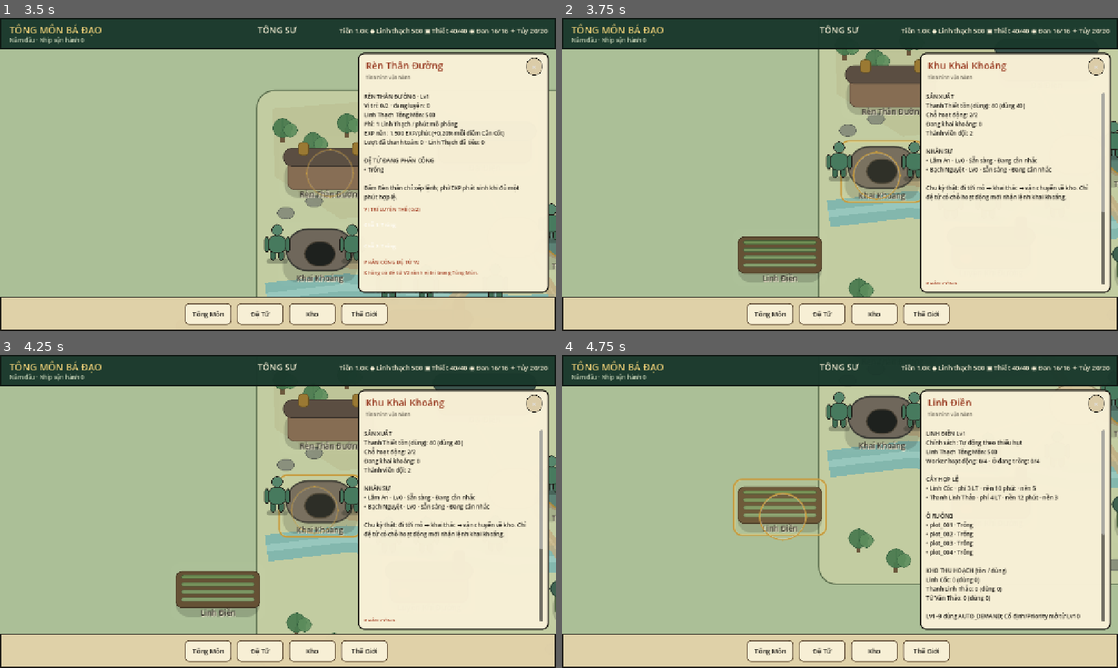
Above: before the commit, frames 1-4 (two rows, left to right).
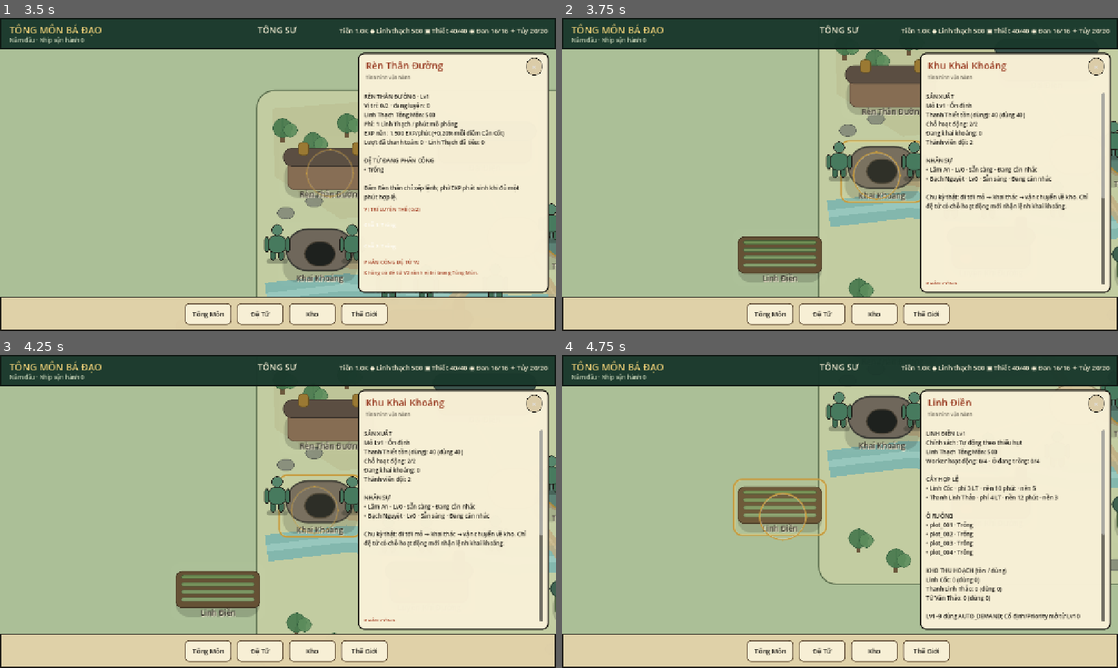
Above: after the commit, the same moments.

Repository: vuanhtuan161094-byte/TongMonBaDao
Game: Godot game, scene res://scenes/p3/p3_2_landscape_sect.tscn
Same seed, same stepped clock (60 frames per second), same inputs: the game is played once before the commit and once after it.
Inputs (mouse positions are in pixels of both pictures, inside the frame that each line leads up to):
- Up to frame 1 (3.5 s): click (278, 89) at 0.5 s; click (511, 161) at 1.25 s; click (189, 174) at 2 s; click (428, 330) at 2.75 s
- Up to frame 2 (3.75 s): click (884, 252) at 3.5 s
- Up to frame 3 (4.25 s): no input
- Up to frame 4 (4.75 s): click (778, 592) at 4.25 s

Frame 1 is identical in both runs. In frame 2, 2.5% of the frame differs, in the area x 65-98%, y 26-62%; in frame 3, 2.5%; in frame 4, nothing differs.

Commit message:
O5: spend real Mine output through Forge and Mine upgrade

Diff:
--- a/godot/src/presentation/p3_2_landscape_sect.gd
+++ b/godot/src/presentation/p3_2_landscape_sect.gd
@@ -709,6 +709,7 @@
             _build_main_hall_policy_controls()
         SectMapPresentation.DEST_MINE:
             _build_work_management(WorkforceSystem.PROF_MINING, &"mining_crew", "Đội Khai Khoáng", "Khai khoáng")
+            _build_mine_upgrade_control()
         SectMapPresentation.DEST_SPIRIT_FIELD:
             _build_spirit_field_management()
         SectMapPresentation.DEST_FORGE:
@@ -922,6 +923,102 @@
     button.pressed.connect(_expand_lodging_from_building)
     row.add_child(button)
 
+func _build_mine_upgrade_control() -> void:
+    var buildings := BuildingSystem.new()
+    var mine := buildings.primary_building(state, BuildingSystem.TYPE_MINE)
+    _add_management_section_label("NÂNG CẤP MỎ")
+    if mine == null:
+        var missing := Label.new()
+        missing.text = "Mỏ chưa tồn tại trong trạng thái hiện tại."
+        missing.add_theme_font_size_override("font_size", 11)
+        building_management_container.add_child(missing)
+        return
+
+    var row := VBoxContainer.new()
+    row.custom_minimum_size = Vector2(384, 0)
+    row.add_theme_constant_override("separation", 4)
+    building_management_container.add_child(row)
+
+    var info := Label.new()
+    info.name = "MineUpgradeStatus"
+    info.autowrap_mode = TextServer.AUTOWRAP_WORD_SMART
+    info.add_theme_font_size_override("font_size", 10)
+    row.add_child(info)
+
+    var button := Button.new()
+    button.name = "Upgrade_mine"
+    button.custom_minimum_size = Vector2(384, 34)
+    button.add_theme_font_size_override("font_size", 10)
+    row.add_child(button)
+
+    if mine.is_upgrading():
+        info.text = "Lv%d → Lv%d · tiến độ %.0f/%.0f" % [
+            mine.level, mine.upgrade_target_level,
+            mine.upgrade_progress, mine.upgrade_required_work
+        ]
+        button.text = "Đang nâng cấp..."
+        button.disabled = true
+        return
+
+    if mine.level >= mine.max_level:
+        info.text = "Mỏ đã đạt Lv%d tối đa." % mine.level
+        button.text = "Đã tối đa"
+        button.disabled = true
+        return
+
+    var cost := buildings.upgrade_cost(mine)
+    var ore_need := int(cost.get(BuildingSystem.MATERIAL_ORE, 0))
+    var wood_need := int(cost.get(BuildingSystem.MATERIAL_WOOD, 0))
+    var stone_need := int(cost.get("spirit_stones", 0))
+    var check := buildings.can_start_upgrade(state, mine.id)
+    info.text = (
+        "Lv%d → Lv%d · Thanh Thiết dùng %d/%d · Linh Mộc dùng %d/%d · Linh Thạch %d/%d · thời gian %.0f phút"
+    ) % [
+        mine.level, mine.level + 1,
+        _warehouse_available(StringName(BuildingSystem.MATERIAL_ORE)), ore_need,
+        _warehouse_available(StringName(BuildingSystem.MATERIAL_WOOD)), wood_need,
+        state.sect.spirit_stones, stone_need,
+        buildings.upgrade_required_work(mine)
+    ]
+    button.text = "Nâng cấp Mỏ lên Lv%d" % (mine.level + 1)
+    button.disabled = not bool(check.get("ok", false))
+    if button.disabled:
+        button.tooltip_text = _building_upgrade_reason(check)
+    button.pressed.connect(Callable(self, "_start_building_upgrade_from_ui").bind(mine.id))
+
+func _start_building_upgrade_from_ui(building_id: StringName) -> void:
+    var buildings := BuildingSystem.new()
+    var result := buildings.start_upgrade(state, building_id)
+    if bool(result.get("ok", false)):
+        building_management_feedback = "Đã bắt đầu nâng cấp Mỏ lên Lv%d; chi phí đã trừ đúng một lần." % int(result.get("target_level", 0))
+    else:
+        building_management_feedback = "Không thể nâng cấp Mỏ: %s" % _building_upgrade_reason(result)
+    _refresh_all()
+    _refresh_building_operation_content()
+
+func _building_upgrade_reason(result: Dictionary) -> String:
+    var reason := str(result.get("reason", ""))
+    match reason:
+        "already_upgrading":
+            return "Đang có lượt nâng cấp."
+        "missing_material":
+            return "Thiếu %s: dùng được %d/%d." % [
+                EquipmentSystem.new().material_name(StringName(result.get("material_id", ""))),
+                int(result.get("have", 0)),
+                int(result.get("need", 0))
+            ]
+        "missing_spirit_stones":
+            return "Thiếu Linh Thạch: %d/%d." % [
+                int(result.get("have", 0)),
+                int(result.get("need", 0))
+            ]
+        "max_level":
+            return "Đã đạt cấp tối đa."
+        "":
+            return "Sẵn sàng."
+        _:
+            return reason
+
 func _build_forge_craft_controls() -> void:
     _add_management_section_label("LUYỆN CHẾ TRANG BỊ")
     var recipe_ids: Array = EquipmentSystem.RECIPES.keys()
@@ -954,6 +1051,9 @@
         craft.text = "Luyện vào kho"
         craft.custom_minimum_size = Vector2(128, 34)
         craft.add_theme_font_size_override("font_size", 10)
+        craft.disabled = not equipment_system.can_craft(state, recipe_id)
+        if craft.disabled:
+            craft.tooltip_text = _recipe_material_status(recipe_id)
         craft.pressed.connect(Callable(self, "_craft_from_building").bind(recipe_id))
         top.add_child(craft)
 
@@ -1476,8 +1576,16 @@
     if lines.is_empty():
         lines.append("• Chưa có thành viên Đội Khai Khoáng")
 
+    var upgrade_text := "Ổn định"
+    if mine != null and mine.is_upgrading():
+        upgrade_text = "Nâng Lv%d→%d · %.0f/%.0f" % [
+            mine.level, mine.upgrade_target_level,
+            mine.upgrade_progress, mine.upgrade_required_work
+        ]
+
     return (
         "SẢN XUẤT\n"
+        + "Mỏ Lv%d · %s\n"
         + "Thanh Thiết tồn (dùng): %s\n"
         + "Chỗ hoạt động: %d/%d\n"
         + "Đang khai khoáng: %d\n"
@@ -1485,6 +1593,8 @@
         + "NHÂN SỰ\n%s\n\n"
         + "Chu kỳ thật: đi tới mỏ → khai thác → vận chuyển về kho. Chỉ đệ tử có chỗ hoạt động mới nhận lệnh khai khoáng."
     ) % [
+        0 if mine == null else mine.level,
+        upgrade_text,
         _warehouse_pair(&"thanh_thiet"),
         active_ids.size(),
         slots,
--- /dev/null
+++ b/godot/tests/presentation/p3_o5_real_consumption_loop_test.gd
@@ -0,0 +1,369 @@
+extends SceneTree
+
+# O5: real produced-resource consumption through the actual Mine/Forge panels,
+# plus the already-authored timed Mine upgrade. Starter iron is reserved as a
+# provenance boundary: only ore produced by Mine may be spent in this test.
+const SAVE_PATH := "user://p3_o5_real_consumption_loop_test.json"
+const RECIPE_ID := &"thanh_thiet_kiem"
+
+var ui: Control
+var state: SimulationState
+var scheduler: SimulationScheduler
+var buildings := BuildingSystem.new()
+var warehouse := WarehouseSystem.new()
+var workforce := WorkforceSystem.new()
+var equipment := EquipmentSystem.new()
+
+func _init() -> void:
+    call_deferred("_run")
+
+func _run() -> void:
+    _cleanup_save()
+    ProjectSettings.set_setting("runtime/live_save_path", SAVE_PATH)
+    if not await _open_scene():
+        return
+
+    var mine := buildings.primary_building(state, BuildingSystem.TYPE_MINE)
+    if mine == null:
+        _fail("O5 live scene has no authoritative Mine.")
+        return
+    var active := buildings.active_worker_ids(state, mine)
+    if active.is_empty():
+        _fail("O5 fresh Mine has no active worker.")
+        return
+    var miner_id := active[0]
+    var miner: DiscipleState = state.disciples[miner_id]
+
+    # Freeze unrelated actors through canonical HOLD so only this Mine can
+    # change Thanh Thiết during the provenance proof.
+    for raw_id in state.disciples.keys():
+        var id := StringName(raw_id)
+        if id == miner_id:
+            continue
+        if not workforce.issue_command(state, id, WorkforceSystem.COMMAND_HOLD, "", 500):
+            _fail("O5 could not HOLD unrelated disciple %s." % str(id))
+            return
+
+    var starter_iron := warehouse.quantity(state, &"thanh_thiet")
+    var starter_wood := warehouse.quantity(state, &"linh_moc")
+    var starter_stones := state.sect.spirit_stones
+    var starter_items := state.sect.equipment_items.size()
+    if starter_iron < 40 or starter_wood < 40:
+        _fail("O5 fresh starter Warehouse baseline is missing.")
+        return
+
+    # This is a QA provenance boundary, not a production grant: reserve every
+    # starter iron unit. Only future Mine output becomes spendable.
+    if not warehouse.set_rule(state, &"thanh_thiet", starter_iron, false):
+        _fail("O5 could not reserve starter iron for provenance isolation.")
+        return
+    if warehouse.available_quantity(state, &"thanh_thiet") != 0:
+        _fail("O5 starter iron reserve did not isolate spendable ore.")
+        return
+
+    # Actual Forge UI must deny the recipe before any produced iron exists.
+    ui.call("_open_building", SectMapPresentation.DEST_FORGE)
+    await process_frame
+    var craft := ui.find_child("Craft_%s" % str(RECIPE_ID), true, false) as Button
+    if craft == null or not craft.disabled:
+        _fail("O5 Forge UI did not deny craft while all starter iron is reserved.")
+        return
+    if equipment.can_craft(state, RECIPE_ID):
+        _fail("O5 backend bypassed the starter-iron reserve.")
+        return
+
+    # Produce two real Lv1 Mine batches through the player-facing Mine button.
+    for batch in range(2):
+        if not await _mine_one_batch(miner_id, mine, batch + 1):
+            return
+    var after_two_batches := warehouse.quantity(state, &"thanh_thiet")
+    var produced_for_craft := after_two_batches - starter_iron
+    if produced_for_craft < 3:
+        _fail("O5 Mine did not generate enough isolated ore for the recipe.")
+        return
+    if warehouse.available_quantity(state, &"thanh_thiet") != produced_for_craft:
+        _fail("O5 spendable ore is not exactly the produced amount above reserve.")
+        return
+
+    # Lock denial must also be visible in the real Forge panel even though
+    # enough produced ore now exists.
+    if not warehouse.set_rule(state, &"thanh_thiet", starter_iron, true):
+        _fail("O5 could not lock produced iron for denial probe.")
+        return
+    ui.call("_open_building", SectMapPresentation.DEST_FORGE)
+    await process_frame
+    craft = ui.find_child("Craft_%s" % str(RECIPE_ID), true, false) as Button
+    if craft == null or not craft.disabled or equipment.can_craft(state, RECIPE_ID):
+        _fail("O5 lock did not block an otherwise eligible Forge recipe.")
+        return
+    if not warehouse.set_rule(state, &"thanh_thiet", starter_iron, false):
+        _fail("O5 could not unlock produced iron.")
+        return
+
+    # Press the actual craft button. Exactly 3 of the newly mined ore and 1
+    # Linh Mộc must be consumed; exactly one storage item must be created.
+    ui.call("_open_building", SectMapPresentation.DEST_FORGE)
+    await process_frame
+    craft = ui.find_child("Craft_%s" % str(RECIPE_ID), true, false) as Button
+    if craft == null or craft.disabled:
+        _fail("O5 Forge UI stayed disabled after legitimate produced ore became usable.")
+        return
+    var iron_before_craft := warehouse.quantity(state, &"thanh_thiet")
+    var wood_before_craft := warehouse.quantity(state, &"linh_moc")
+    craft.emit_signal("pressed")
+    await process_frame
+
+    if warehouse.quantity(state, &"thanh_thiet") != iron_before_craft - 3:
+        _fail("O5 craft did not consume exactly 3 produced Thanh Thiết.")
+        return
+    if warehouse.quantity(state, &"linh_moc") != wood_before_craft - 1:
+        _fail("O5 craft did not consume exactly 1 Linh Mộc.")
+        return
+    if warehouse.quantity(state, &"thanh_thiet") < starter_iron:
+        _fail("O5 craft consumed reserved starter iron instead of produced ore.")
+        return
+    if state.sect.equipment_items.size() != starter_items + 1:
+        _fail("O5 craft did not create exactly one equipment item.")
+        return
+
+    var crafted_id := &""
+    for raw_id in state.sect.equipment_items.keys():
+        var item: Dictionary = state.sect.equipment_items[raw_id]
+        if (
+            str(item.get("recipe_id", "")) == str(RECIPE_ID)
+            and StringName(item.get("location", "")) == EquipmentSystem.LOCATION_STORAGE
+        ):
+            crafted_id = StringName(raw_id)
+    if crafted_id == &"":
+        _fail("O5 player craft did not create Thanh Thiết Kiếm in Sect storage.")
+        return
+
+    # Immediate retry must be denied because only one produced iron remains.
+    ui.call("_open_building", SectMapPresentation.DEST_FORGE)
+    await process_frame
+    craft = ui.find_child("Craft_%s" % str(RECIPE_ID), true, false) as Button
+    var iron_after_craft := warehouse.quantity(state, &"thanh_thiet")
+    if craft == null or not craft.disabled:
+        _fail("O5 immediate retry was not denied by the Forge UI.")
+        return
+    if state.sect.equipment_items.size() != starter_items + 1 or warehouse.quantity(state, &"thanh_thiet") != iron_after_craft:
+        _fail("O5 denied retry changed item or resource state.")
+        return
+
+    # Mine three more legitimate batches. With the starter reserve still intact
+    # this creates exactly enough spendable ore for the authored Lv1->2 Mine cost.
+    for batch in range(3):
+        if not await _mine_one_batch(miner_id, mine, batch + 3):
+            return
+
+    ui.call("_open_building", SectMapPresentation.DEST_MINE)
+    await process_frame
+    var upgrade := ui.find_child("Upgrade_mine", true, false) as Button
+    if upgrade == null:
+        _fail("O5 Mine panel has no real upgrade control.")
+        return
+    var cost := buildings.upgrade_cost(mine)
+    var ore_need := int(cost.get(BuildingSystem.MATERIAL_ORE, 0))
+    var wood_need := int(cost.get(BuildingSystem.MATERIAL_WOOD, 0))
+    var stone_need := int(cost.get("spirit_stones", 0))
+    if not bool(buildings.can_start_upgrade(state, mine.id).get("ok", false)) or upgrade.disabled:
+        _fail("O5 authored fresh Mine upgrade is not legitimately affordable after real production.")
+        return
+    if warehouse.available_quantity(state, &"thanh_thiet") < ore_need:
+        _fail("O5 produced ore did not fund the authored Mine upgrade.")
+        return
+
+    # Stop mining while timed upgrade advances.
+    if not workforce.issue_command(state, miner_id, WorkforceSystem.COMMAND_HOLD, "", 500):
+        _fail("O5 could not HOLD miner before upgrade.")
+        return
+
+    var iron_before_upgrade := warehouse.quantity(state, &"thanh_thiet")
+    var wood_before_upgrade := warehouse.quantity(state, &"linh_moc")
+    var stones_before_upgrade := state.sect.spirit_stones
+    upgrade.emit_signal("pressed")
+    await process_frame
+
+    if not mine.is_upgrading() or mine.upgrade_target_level != 2:
+        _fail("O5 Mine upgrade button did not start the authoritative timed upgrade.")
+        return
+    if warehouse.quantity(state, &"thanh_thiet") != iron_before_upgrade - ore_need:
+        _fail("O5 Mine upgrade did not consume exact Thanh Thiết cost.")
+        return
+    if warehouse.quantity(state, &"linh_moc") != wood_before_upgrade - wood_need:
+        _fail("O5 Mine upgrade did not consume exact Linh Mộc cost.")
+        return
+    if state.sect.spirit_stones != stones_before_upgrade - stone_need:
+        _fail("O5 Mine upgrade did not consume exact Spirit Stone cost.")
+        return
+    if warehouse.quantity(state, &"thanh_thiet") < starter_iron:
+        _fail("O5 Mine upgrade crossed the reserved starter-iron floor.")
+        return
+
+    ui.call("_open_building", SectMapPresentation.DEST_MINE)
+    await process_frame
+    var retry_upgrade := ui.find_child("Upgrade_mine", true, false) as Button
+    if retry_upgrade == null or not retry_upgrade.disabled:
+        _fail("O5 UI allows duplicate Mine upgrade while one is active.")
+        return
+    var duplicate := buildings.start_upgrade(state, mine.id)
+    if bool(duplicate.get("ok", false)) or str(duplicate.get("reason", "")) != "already_upgrading":
+        _fail("O5 backend accepted duplicate Mine upgrade.")
+        return
+
+    # Mid-upgrade persistence: progress survives, no cost is charged twice.
+    scheduler.run_ticks(4)
+    var mid_progress := mine.upgrade_progress
+    if mid_progress <= 0.0 or not mine.is_upgrading():
+        _fail("O5 timed Mine upgrade did not advance.")
+        return
+    var iron_paid := warehouse.quantity(state, &"thanh_thiet")
+    var wood_paid := warehouse.quantity(state, &"linh_moc")
+    var stones_paid := state.sect.spirit_stones
+    ui.call("_autosave_runtime")
+    _dispose_scene()
+    await process_frame
+    if not await _open_scene():
+        return
+
+    mine = buildings.primary_building(state, BuildingSystem.TYPE_MINE)
+    if mine == null or not mine.is_upgrading() or mine.upgrade_target_level != 2:
+        _fail("O5 reload lost active Mine upgrade.")
+        return
+    if not is_equal_approx(mine.upgrade_progress, mid_progress):
+        _fail("O5 reload restarted or altered Mine upgrade progress.")
+        return
+    if (
+        warehouse.quantity(state, &"thanh_thiet") != iron_paid
+        or warehouse.quantity(state, &"linh_moc") != wood_paid
+        or state.sect.spirit_stones != stones_paid
+    ):
+        _fail("O5 reload charged Mine upgrade a second time.")
+        return
+    if not state.sect.equipment_items.has(str(crafted_id)):
+        _fail("O5 reload lost the crafted equipment item.")
+        return
+
+    # Complete the real timer, then persist final level/item/stock exactly once.
+    var completed := false
+    for _i in range(40):
+        scheduler.step()
+        if mine.level == 2 and not mine.is_upgrading():
+            completed = true
+            break
+    if not completed:
+        _fail("O5 timed Mine upgrade did not complete.")
+        return
+    if warehouse.quantity(state, &"thanh_thiet") != iron_paid or state.sect.spirit_stones != stones_paid:
+        _fail("O5 Mine upgrade completion charged resources again.")
+        return
+
+    ui.call("_autosave_runtime")
+    _dispose_scene()
+    await process_frame
+    if not await _open_scene():
+        return
+    mine = buildings.primary_building(state, BuildingSystem.TYPE_MINE)
+    if mine == null or mine.level != 2 or mine.is_upgrading():
+        _fail("O5 final reload did not preserve completed Mine Lv2.")
+        return
+    if state.sect.equipment_items.size() != starter_items + 1 or not state.sect.equipment_items.has(str(crafted_id)):
+        _fail("O5 final reload duplicated or lost crafted equipment.")
+        return
+    if warehouse.quantity(state, &"thanh_thiet") != starter_iron:
+        _fail("O5 conservation failed: five Mine batches minus craft/upgrade did not return to reserved starter iron.")
+        return
+    if warehouse.available_quantity(state, &"thanh_thiet") != 0:
+        _fail("O5 final starter iron reserve was not preserved.")
+        return
+
+    var errors := state.validate_invariants()
+    errors.append_array(BuildingSystem.new().validate_invariants(state))
+    errors.append_array(WarehouseSystem.new().validate_invariants(state))
+    errors.append_array(WorkforceSystem.new().validate_invariants(state))
+    if not errors.is_empty():
+        _fail("O5 final state violates invariants: %s" % " | ".join(errors))
+        return
+
+    print("P3 O5 REAL PRODUCE-SPEND LOOP TEST PASS")
+    _dispose_scene()
+    await process_frame
+    _cleanup_save()
+    quit(0)
+
+func _mine_one_batch(miner_id: StringName, mine: BuildingState, ordinal: int) -> bool:
+    ui.call("_open_building", SectMapPresentation.DEST_MINE)
+    await process_frame
+    var button := ui.find_child("Work_mining_%s" % str(miner_id), true, false) as Button
+    if button == null or button.disabled:
+        return _fail("O5 batch %d has no enabled real Mine work button." % ordinal)
+
+    var batches_before := int(mine.metrics.get("production_batches", 0))
+    var ore_before := warehouse.quantity(state, &"thanh_thiet")
+    button.emit_signal("pressed")
+    await process_frame
+    var miner: DiscipleState = state.disciples[miner_id]
+    if workforce.command_kind(miner) != WorkforceSystem.COMMAND_WORK:
+        return _fail("O5 batch %d did not issue canonical Mine work." % ordinal)
+
+    for _i in range(48):
+        scheduler.step()
+        ui.call("_refresh_all")
+        if int(mine.metrics.get("production_batches", 0)) > batches_before:
+            break
+    if int(mine.metrics.get("production_batches", 0)) != batches_before + 1:
+        return _fail("O5 batch %d did not complete exactly one Mine production batch." % ordinal)
+    var delta := warehouse.quantity(state, &"thanh_thiet") - ore_before
+    if delta <= 0:
+        return _fail("O5 batch %d produced no canonical Thanh Thiết." % ordinal)
+    if workforce.command_kind(miner) != &"":
+        return _fail("O5 batch %d left a stale Mine command." % ordinal)
+    return true
+
+func _open_scene() -> bool:
+    var scene := load("res://scenes/p3/p3_2_landscape_sect.tscn") as PackedScene
+    if scene == null:
+        return _fail("O5 could not load landscape entry scene.")
+    ui = scene.instantiate() as Control
+    if ui == null:
+        return _fail("O5 could not instantiate landscape entry scene.")
+    root.add_child(ui)
+    await process_frame
+    state = ui.get("state") as SimulationState
+    if state == null:
+        return _fail("O5 scene returned no live SimulationState.")
+    var runtime := ui.get("runtime_session") as LiveGameRuntimeV2
+    if runtime == null:
+        return _fail("O5 scene returned no LiveGameRuntimeV2.")
+    scheduler = runtime.scheduler()
+    if scheduler == null:
+        return _fail("O5 runtime returned no scheduler.")
+    _stop_timers(ui)
+    return true
+
+func _dispose_scene() -> void:
+    if ui == null:
+        return
+    ui.set("runtime_ready", false)
+    ui.queue_free()
+    ui = null
+    state = null
+    scheduler = null
+
+func _stop_timers(node: Node) -> void:
+    if node is Timer:
+        (node as Timer).stop()
+    for child in node.get_children():
+        _stop_timers(child)
+
+func _cleanup_save() -> void:
+    if FileAccess.file_exists(SAVE_PATH):
+        DirAccess.remove_absolute(ProjectSettings.globalize_path(SAVE_PATH))
+    ProjectSettings.set_setting("runtime/live_save_path", LiveGameRuntimeV2.DEFAULT_SAVE_PATH)
+
+func _fail(message: String) -> bool:
+    push_error(message)
+    _dispose_scene()
+    _cleanup_save()
+    quit(1)
+    return false
